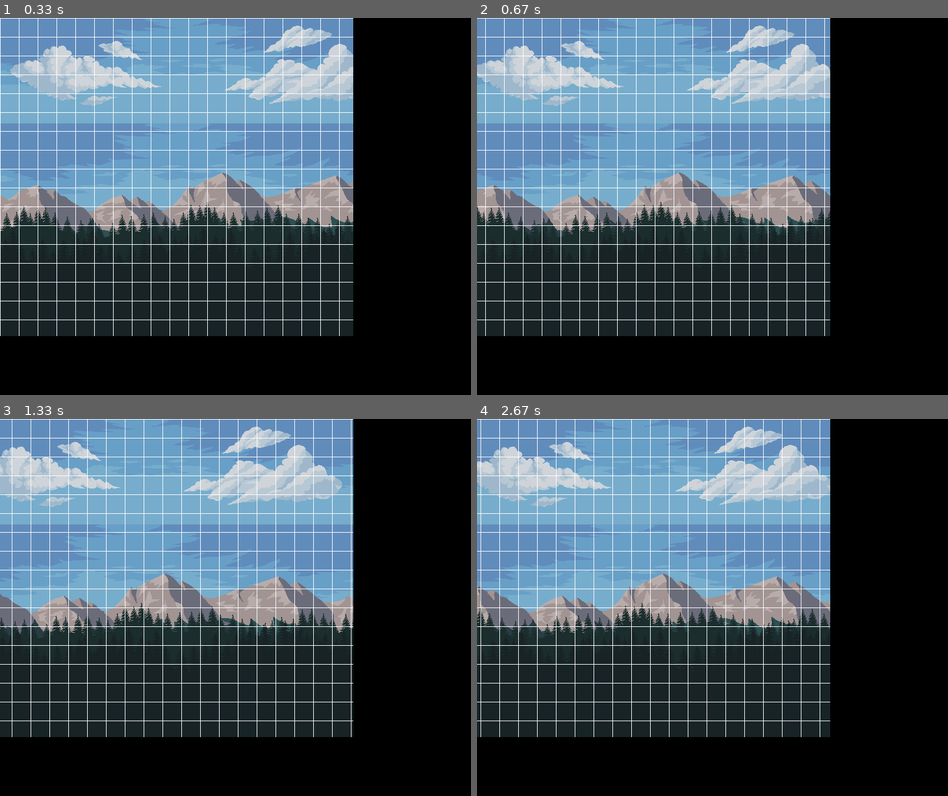
Above: before the commit, frames 1-4 (two rows, left to right).
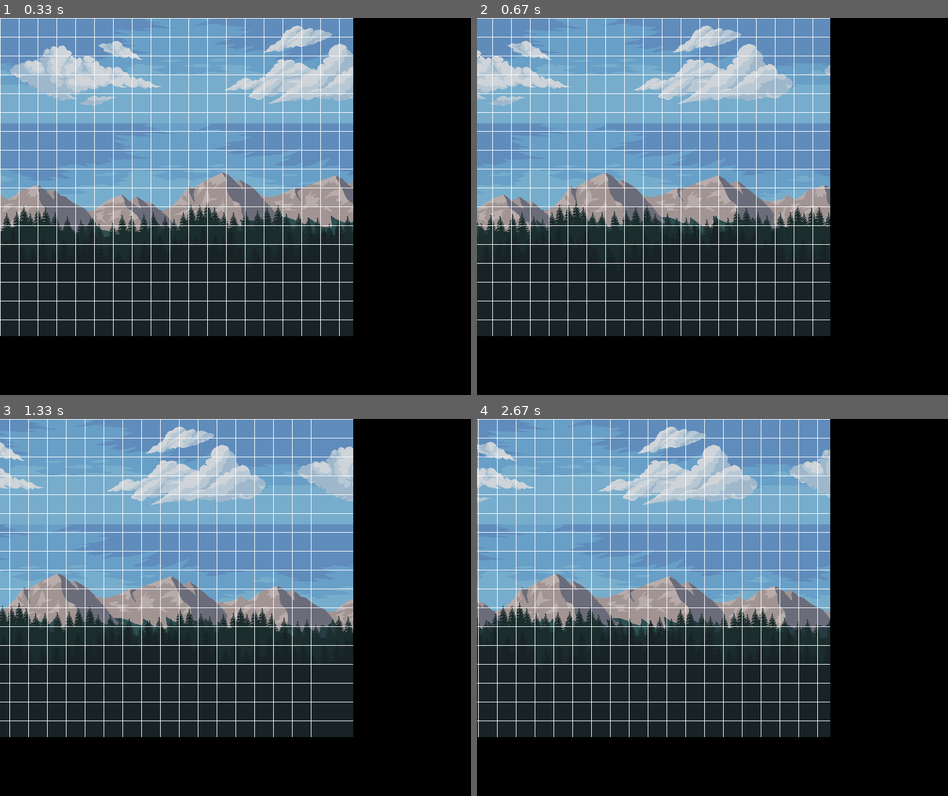
Above: after the commit, the same moments.

Repository: Mitasiek/SobotaPYGAME
Game: pygame game, started from main.py
The game is run twice, just before and just after one commit, with the same random seed, the same clock (stepped at 60 frames per second) and the same inputs.
Inputs:
- Up to frame 1 (0.33 s): no input
- Up to frame 2 (0.67 s): hold Shift from 0.33 s (still down); hold Right from 0.33 s (still down)
- Up to frame 3 (1.33 s): release Shift at 0.8 s; release Right at 0.8 s; hold Right 0.83-1.3 s
- Up to frame 4 (2.67 s): hold Right 1.33-1.8 s; hold Left 1.83-2.37 s; hold Left from 2.4 s (still down)

Frame 1 is identical in both runs. In frame 2, 15% of the frame differs, in the area x 0-75%, y 0-85%; in frame 3, 14%; in frame 4, 15%.

Commit message:
Components Implementation 15.05.2021

Diff:
--- /dev/null
+++ b/Components/button.py
@@ -0,0 +1,21 @@
+import pygame
+
+class Button():
+    def __init__(self,x,y,image,scale):
+        width = image.get_width()
+        height = image.get_height()
+        self.img = pygame.transform.scale(image,int(width) * scale,int(height) * scale)
+        self.imgRect = self.img.get_rect()
+        self.imgRect.topleft(x,y)
+        self.Clicked = False
+    def Draw(self, surface):
+        action = False
+        pos = pygame.mouse.get_pos()
+        if (self.imgRect.collidepoint(pos)):
+            if (pygame.mouse.get_pressed()[0] == 1 and self.Clicked == False):
+                action = True
+                self.Clicked = True
+        if (pygame.mouse.get_pressed()[0] == 0):
+            self.Clicked = False
+        surface.blit(self.img,(self.imgRect.x,self.imgRect.y))
+        return action
--- /dev/null
+++ b/Components/tile.py
@@ -0,0 +1,11 @@
+import pygame
+
+class Tile(pygame.sprite.Sprite):
+    def __init__(self,imgSrc,x,y):
+        pygame.sprite.Sprite.__init__(self)
+        self.img = pygame.image.load(imgSrc)
+        self.imgRect = self.img.get_rect()
+        self.imgRect.x = x
+        self.imgRect.y = y
+    def Draw(self,surface):
+        surface.blit(self.img,(self.rect.x,self.rect.y))
--- a/State/EditorState/editor.py
+++ b/State/EditorState/editor.py
@@ -11,6 +11,7 @@
         self.ROWS = (self.game.DISPLAY_WIDTH - self.SIDEMARGIN) // self.TILESIZE
         self.scrollLeft = False
         self.scrollRight = False
+        self.leftShift = False
         self.scroll = 0
         self.scrollSpeed = 1
         self.keyBackspace = False
@@ -24,19 +25,31 @@
         self.pineForestImg2 = pygame.image.load('./Sprites/Background/pine1.png').convert_alpha()
         #self.pineRect2 = self.pineForestImg2.get_rect()
         self.TILE_COUNT = 16
+        self.InitTiles()
     def InitTiles(self):
         self.imgList = []
-        for x in range(self.TILE_COUNT):
-            img = pygame.image.load('./Sprites/Tiles')
+        for x in range(5):
+            img = pygame.image.load(f'Sprites/Tiles/grass_{x+1}.png')
+            img = pygame.transform.scale(img,(self.TILESIZE,self.TILESIZE))
+            self.imgList.append(img)
+        for x in range(11):
+            img = pygame.image.load(f'Sprites/Tiles/ground_{x+1}.png')
+            img = pygame.transform.scale(img, (self.TILESIZE, self.TILESIZE))
+            self.imgList.append(img)
+        print(self.imgList)
     def ResetKeys(self):
         self.keyBackspace = False
     def CheckInput(self):
         if (self.keyBackspace):
             print("Backspace")
-        if (self.scrollLeft and self.scroll > 0):
+        if (self.scrollLeft and self.scroll > 10):
             self.scroll -= 5 * self.scrollSpeed
         if (self.scrollRight):
             self.scroll += 5 * self.scrollSpeed
+        if (self.leftShift):
+            self.scrollSpeed = 5
+        if (self.leftShift == False):
+            self.scrollSpeed = 1
 
     def UpdateEvents(self):
         for event in pygame.event.get():
@@ -51,11 +64,15 @@
                     self.scrollLeft = True
                 if event.key == pygame.K_RIGHT:
                     self.scrollRight = True
+                if event.key == pygame.K_LSHIFT:
+                    self.leftShift = True
             if event.type == pygame.KEYUP:
                 if event.key == pygame.K_LEFT:
                     self.scrollLeft = False
                 if event.key == pygame.K_RIGHT:
                     self.scrollRight = False
+                if event.key == pygame.K_LSHIFT:
+                    self.leftShift = False
     def Update(self):
         self.UpdateEvents()
         self.CheckInput()
@@ -77,6 +94,8 @@
             pygame.draw.line(self.game.display,self.game.COLORS["white"],(i * self.TILESIZE - self.scroll,0),(i*self.TILESIZE - self.scroll,self.game.DISPLAY_HEIGHT- self.LOWERMARGIN))
         for i in range(self.ROWS):
             pygame.draw.line(self.game.display,self.game.COLORS["white"],(0,i * self.TILESIZE),(self.game.DISPLAY_WIDTH - self.SIDEMARGIN,i * self.TILESIZE))
+    def InitButtons(self):
+        pass
     def DrawEditorPanel(self):
         pygame.draw.rect(self.game.display,self.game.COLORS['black'],(self.game.DISPLAY_WIDTH - self.SIDEMARGIN,0,self.SIDEMARGIN,self.game.DISPLAY_HEIGHT + self.LOWERMARGIN))
         pygame.draw.rect(self.game.display,self.game.COLORS["black"],(0,self.game.DISPLAY_HEIGHT - self.LOWERMARGIN,self.game.DISPLAY_WIDTH,self.game.DISPLAY_HEIGHT - self.LOWERMARGIN))
